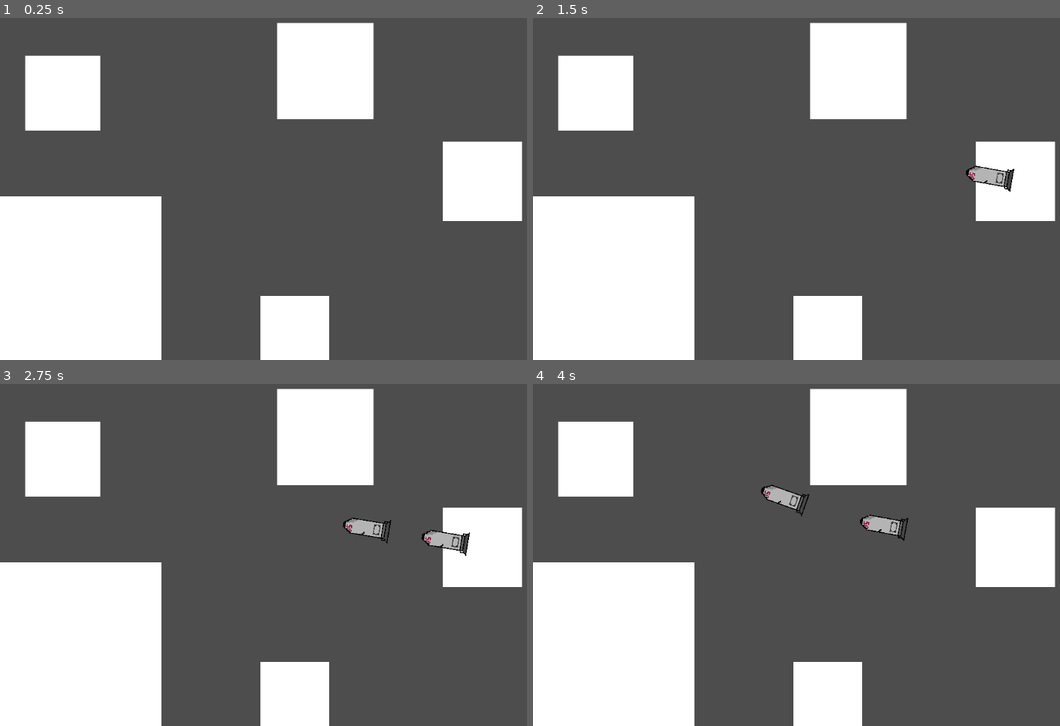
Above: before the commit, frames 1-4 (two rows, left to right).
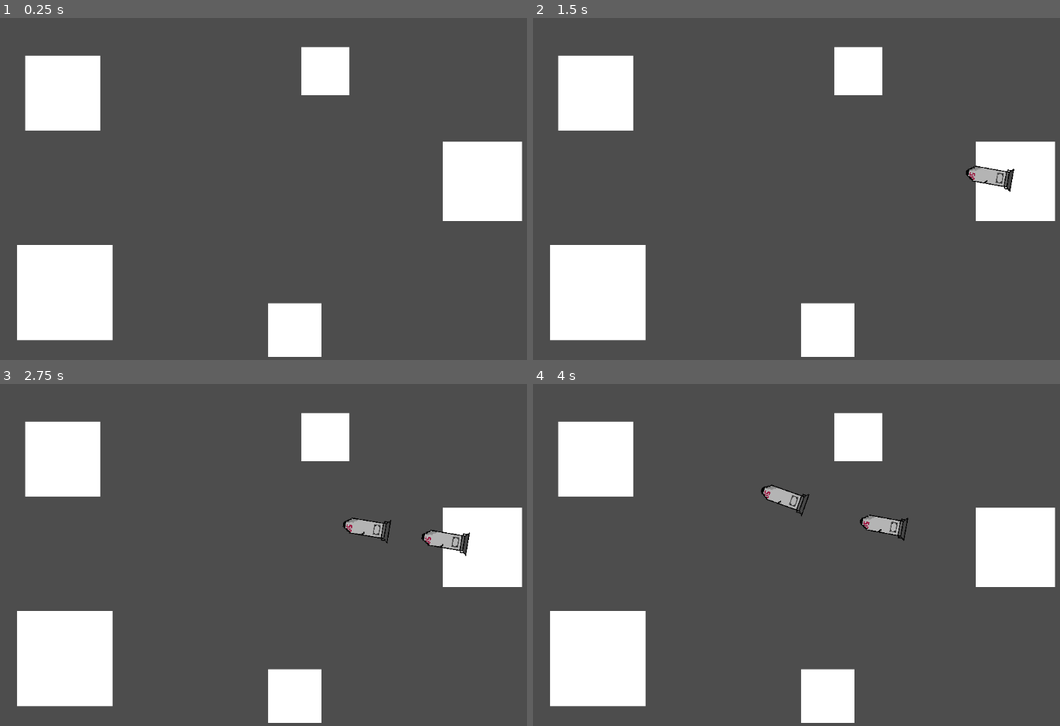
Above: after the commit, the same moments.

Repository: farkon00/GMTK2024
Game: Godot game, scene res://Main.tscn
Two runs of this game, one before a commit and one after it. Both use one fixed random seed, a clock stepped at 60 frames per second and the inputs below.
Inputs (mouse positions are in pixels of both pictures, inside the frame that each line leads up to):
- Up to frame 1 (0.25 s): no input
- Up to frame 2 (1.5 s): tap Enter at 0.5 s; move the mouse to (975, 168) at 0.52 s; click (975, 168) at 0.67 s; move the mouse to (717, 202) at 1.27 s; click (717, 202) at 1.42 s
- Up to frame 3 (2.75 s): move the mouse to (368, 476) at 2.02 s; click (368, 476) at 2.17 s
- Up to frame 4 (4 s): move the mouse to (812, 623) at 2.77 s; click (812, 623) at 2.92 s; move the mouse to (1028, 606) at 3.52 s; click (1028, 606) at 3.67 s

The runs differ from the first frame. In frame 1, 14% of the frame differs, in the area x 0-71%, y 1-100%; in frame 2, 14%; in frame 3, 14%; in frame 4, 14%.

Commit message:
Added planet scaling

Diff:
--- a/Scripts/Planet.gd
+++ b/Scripts/Planet.gd
@@ -2,7 +2,25 @@
 extends StaticBody2D
 
 static var G = 4000
+@export var density: float = 80
 @export var mass: float = 300
+@export var laser_speed: float = 300
+var laser_state: int = 0
 
 func get_force_vector(pos: Vector2):
 	return G * mass / (position - pos).length_squared() * (position - pos).normalized()
+
+func _process(delta):
+	if $"CollisionShape2D".shape.get_rect().has_point(get_local_mouse_position()):
+		print("HAS")
+		if Input.is_mouse_button_pressed(MOUSE_BUTTON_LEFT):
+			laser_state = 1
+		elif Input.is_mouse_button_pressed(MOUSE_BUTTON_RIGHT):
+			laser_state = -1
+	if !Input.is_mouse_button_pressed(MOUSE_BUTTON_LEFT) && laser_state == 1:
+		laser_state = 0
+	if !Input.is_mouse_button_pressed(MOUSE_BUTTON_RIGHT) && laser_state == -1:
+		laser_state = 0
+	mass += laser_speed * delta * laser_state
+
+	scale = Vector2(1, 1) * sqrt(mass / density)
